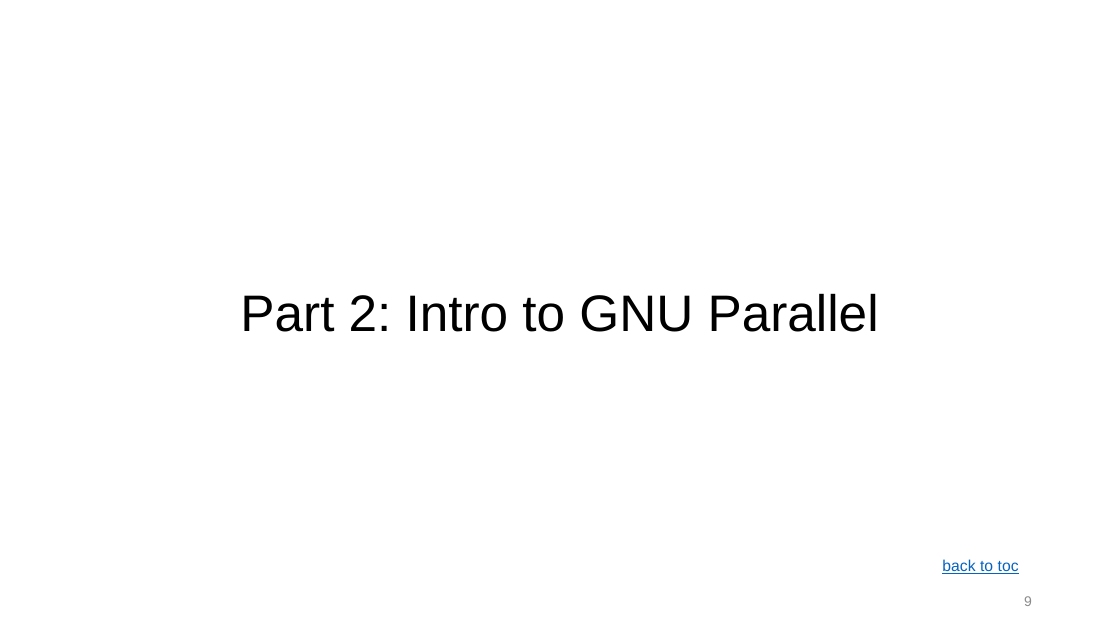
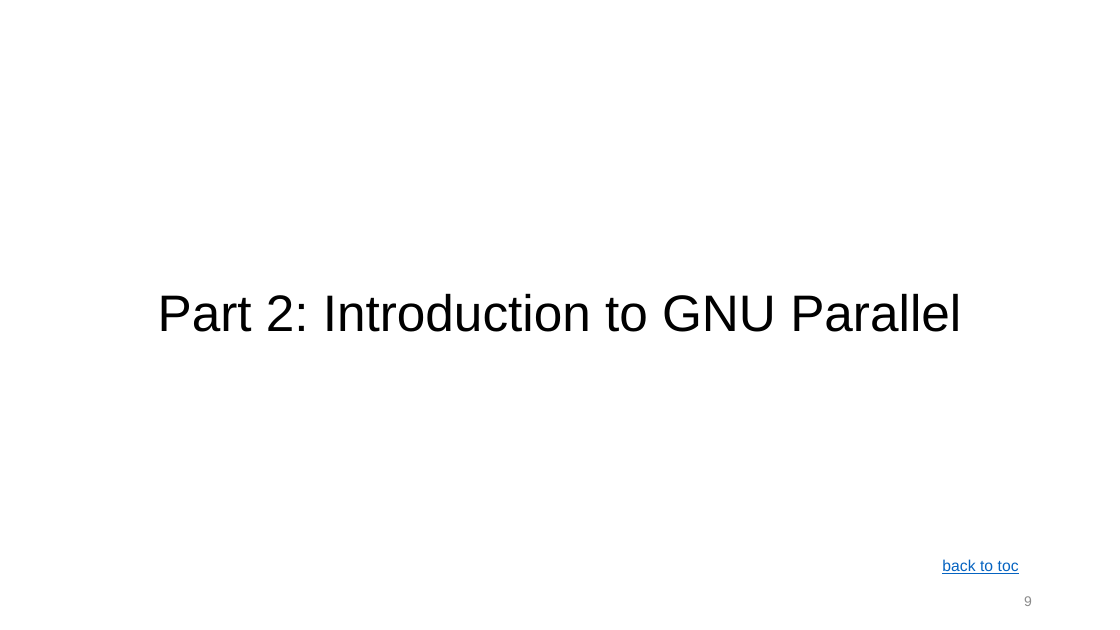
Before and after one commit to ketancmaheshwari/escience23tut, a slide deck: slide 9 of gnu-parallel-tutorial.pptx. Drawn at 1120x630 pixels with LibreOffice and Linux fonts; fonts in the diff are those of the drawing. Boxes give left, top, right and bottom in pixels: in the first picture for what was removed or moved away, otherwise in the second. Text is boxed around its words. In the diff, an @@ line names an element or a change of style, - is before the commit and + after.

```diff
--- a/gnu-parallel-tutorial.pptx
+++ b/gnu-parallel-tutorial.pptx
@@ title at (x1=158, y1=293, x2=961, y2=332): text changed @@
-Part 2: Intro to GNU Parallel
+Part 2: Introduction to GNU Parallel
```
Also in this commit, not shown: 10 other slides changed, 2 slides added, 1 other file.
